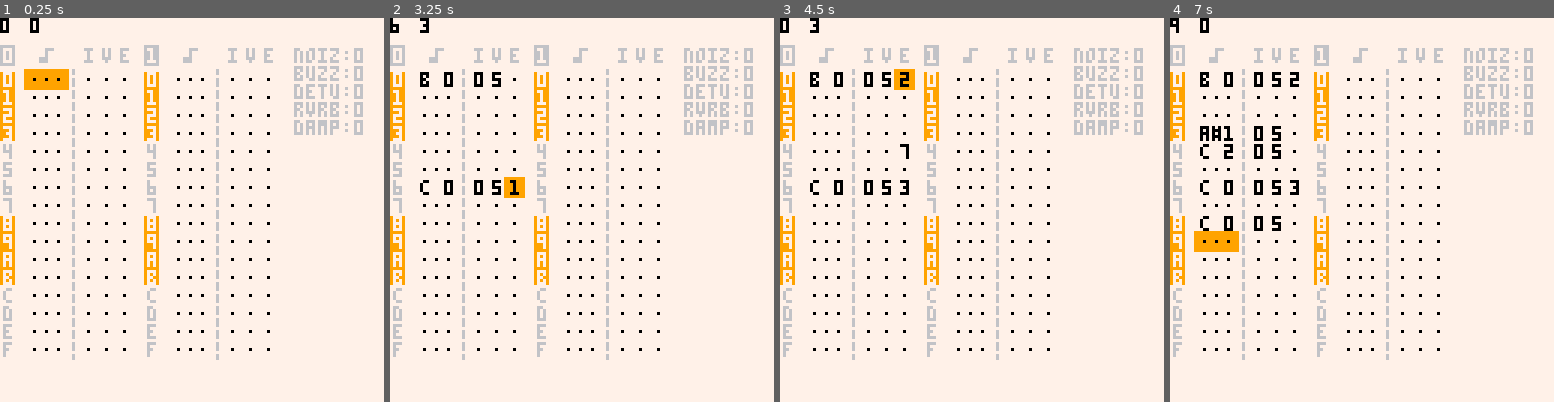
Above: before the commit, frames 1-4 (left to right).
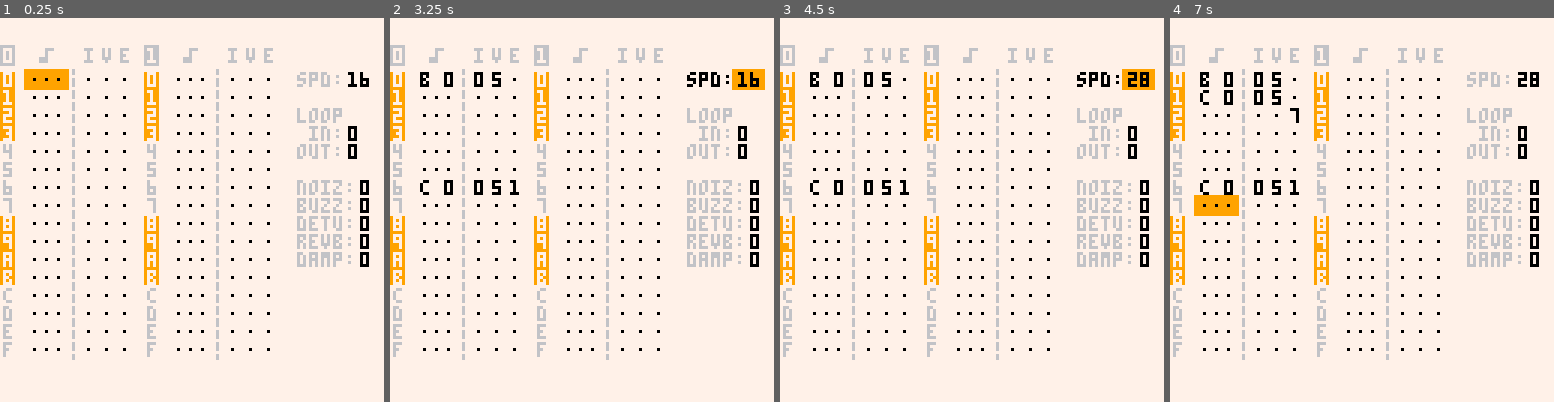
Above: after the commit, the same moments.

Repository: romainchapou/pico-sound-dj
Game: PICO-8 cartridge psdj.p8
Same seed, same stepped clock (60 frames per second), same inputs: the game is played once before the commit and once after it.
Inputs:
- Up to frame 1 (0.25 s): no input
- Up to frame 2 (3.25 s): tap O (Z key) at 0.33, 0.7, 1.43, 2.22, 3.1 s; tap X (X key) at 1.07, 2.07, 2.4, 2.73, 3.07 s; hold Left 1.97-2.37 s; hold Down 2.42-2.82 s; hold Right from 2.87 s (still down)
- Up to frame 3 (4.5 s): tap X (X key) every 0.33 s from 3.4 to 4.4 s; release Right at 3.53 s; hold Up 3.58-4.08 s; tap O (Z key) at 3.98 s; hold Right from 4.13 s (still down)
- Up to frame 4 (7 s): release Right at 4.53 s; hold Down 4.58-5.08 s; tap X (X key) every 0.33 s from 4.73 to 6.73 s; tap O (Z key) at 4.87, 5.75, 6.63 s; hold Left 5.13-5.8 s; hold Up 5.85-6.18 s; hold Left 6.23-6.63 s; hold Down from 6.68 s (still down)

The runs differ from the first frame. In frame 1, 4.1% of the frame differs, in the area x 0-97%, y 0-65%; in frame 2, 4.7%; in frame 3, 4.8%; in frame 4, 6.6%.

Commit message:
Add sfx settings widgets

Diff:
--- a/input_widget.lua
+++ b/input_widget.lua
@@ -38,6 +38,25 @@
     update = update,
     draw = draw
   }
+end
+
+function make_named_input_widget(name, base_val, min_val, max_val, delta, draw, update)
+  if draw == nil then
+    draw = function(_ENV, x, y, is_selected)
+      if name ~= nil then
+        if is_selected then
+          rectfill(#name*4+5 + x-2, y-1, #name*4+1 + x+4 + #tostr(value)*4, y+5, 9)
+        end
+
+        print(name .. ":", x, y, is_selected and 0 or 6)
+        print(value, x + #name*4+4+1, y, 0)
+      end
+    end
+  end
+
+  local input_widget = make_input_widget(base_val, min_val, max_val, delta, draw, update)
+
+  return input_widget
 end
 
 function make_note_widget()
--- a/main.lua
+++ b/main.lua
@@ -14,8 +14,13 @@
 
   notes = {}
 
-  selection = 0
-  sub_selection = 0
+  -- 0 for the note panel, 1 for the settings panel
+  panel_selection = 0
+
+  settings_selection = 0
+
+  note_selection = 0
+  note_sub_selection = 0
 
   for i=1,32 do
     add(notes, make_note_widget())
@@ -24,6 +29,21 @@
   last_edited_note = make_note_widget()
   last_edited_note.volume.value = 5
   last_edited_note.pitch.value = 24
+
+  sfx_speed = make_named_input_widget("spd", 16, 1, 255, 4)
+
+  sfx_loop_in   = make_named_input_widget("in",  0, 0, 31, 4)
+  sfx_loop_out  = make_named_input_widget("out", 0, 0, 31, 4)
+
+  sfx_noise  = make_named_input_widget("noiz", 0, 0, 1)
+  sfx_buzz   = make_named_input_widget("buzz", 0, 0, 1)
+  sfx_detune = make_named_input_widget("detu", 0, 0, 2)
+  sfx_reverb = make_named_input_widget("revb", 0, 0, 2)
+  sfx_dampen = make_named_input_widget("damp", 0, 0, 2)
+
+  sfx_settings = {
+    sfx_speed, sfx_loop_in, sfx_loop_out, sfx_noise, sfx_buzz, sfx_detune, sfx_reverb, sfx_dampen
+  }
 
   menuitem(1, "play", function()
     store_in_mem()
@@ -37,7 +57,7 @@
 
   T = 0 -- test variable
   -- debug:add("last", function() return T end)
-  -- debug:add("sub_sel", function() return sub_selection end)
+  -- debug:add("sub_sel", function() return note_sub_selection end)
 end
 
 function get_delta_value(high, low)
@@ -53,20 +73,31 @@
   return delta
 end
 
-function update_menu()
-  notes[selection+1]:update(sub_selection)
+function update_note_panel()
+  notes[note_selection+1]:update(note_sub_selection)
 
   if not btn(4) and not btn(5) then
-    if btnp(0) then sub_selection -= 1 end
-    if btnp(1) then sub_selection += 1 end
+    if btnp(0) then note_sub_selection -= 1 end
+    if btnp(1) then note_sub_selection += 1 end
 
-    sub_selection = mid(0, sub_selection, 3)
+    note_sub_selection = mid(0, note_sub_selection, 3)
 
-    if btnp(2) then selection -= 1 end
-    if btnp(3) then selection += 1 end
+    if btnp(2) then note_selection -= 1 end
+    if btnp(3) then note_selection += 1 end
   end
 
-  selection = mid(0, selection, 31)
+  note_selection = mid(0, note_selection, 31)
+end
+
+function update_settings_panel()
+  sfx_settings[settings_selection+1]:update()
+
+  if not btn(4) and not btn(5) then
+    if btnp(2) then settings_selection -= 1 end
+    if btnp(3) then settings_selection += 1 end
+
+    settings_selection = mid(0, settings_selection, #sfx_settings-1)
+  end
 end
 
 function store_in_mem()
@@ -82,10 +113,23 @@
 end
 
 function _update60()
+  -- debug
   if btnp(0) then T -= 1 end
   if btnp(1) then T += 1 end
 
-  update_menu()
+  if btn(4) then
+    if btnp(0) then panel_selection -= 1 end
+    if btnp(1) then panel_selection += 1 end
+
+    panel_selection = mid(0, panel_selection, 1)
+  end
+
+  if panel_selection == 0 then
+    update_note_panel()
+  elseif panel_selection == 1 then
+    update_settings_panel()
+  end
+
   key_handler:update()
 end
 
@@ -115,27 +159,31 @@
   rectfill(start_x-10+col_x_diff, start_y+6,  start_x-6+col_x_diff, start_y+28, 9)
   rectfill(start_x-10+col_x_diff, start_y+54, start_x-6+col_x_diff, start_y+76, 9)
 
+  -- draw the notes
   for i=1,16 do
     local x, y = start_x, start_y + i*6
 
     print(hex_values[i], x-9, y, (i-1)\4 % 2 == 0 and 7 or 6)
 
-    notes[i]:draw(x, y, i-1 == selection, sub_selection)
+    notes[i]:draw(x, y, panel_selection == 0 and i-1 == note_selection, note_sub_selection)
     x += col_x_diff
 
     print(hex_values[i], x-9, y, (i-1)\4 % 2 == 0 and 7 or 6)
 
-    notes[i+16]:draw(x, y, i+15 == selection, sub_selection)
+    notes[i+16]:draw(x, y, panel_selection == 0 and i+15 == note_selection, note_sub_selection)
   end
 
-  print("noiz:0", 98, 10, 6)
-  print("buzz:0", 98, 16, 6)
-  print("detu:0", 98, 22, 6)
-  print("rvrb:0", 98, 28, 6)
-  print("damp:0", 98, 34, 6)
+  -- draw the settings
+  sfx_speed:draw(99,    18, panel_selection == 1 and settings_selection == 0)
 
-  print(selection, 0, 0, 0)
-  print(sub_selection, 10, 0, 0)
+  print("loop", 99, 30, 6)
+
+  sfx_loop_in:draw(103, 36, panel_selection == 1 and settings_selection == 1)
+  sfx_loop_out:draw(99, 42, panel_selection == 1 and settings_selection == 2)
+
+  for i=4,#sfx_settings do
+    sfx_settings[i]:draw(99, 30 + i*6, panel_selection == 1 and i-1 == settings_selection)
+  end
 
   debug:draw()
 end
